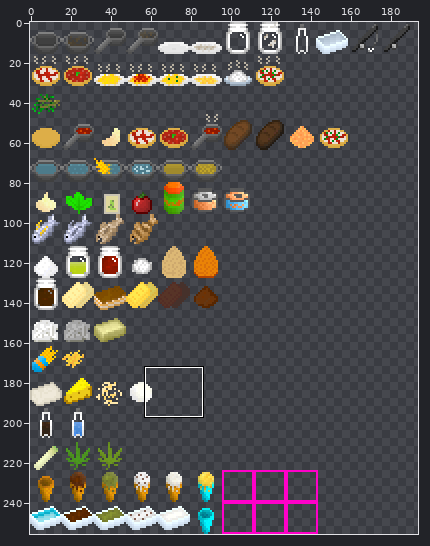
Edited in one commit: sprite sheet (com/rgbcraft/gastronomod/textures/items.png). Above, an overview of the earlier version with the close-up marked.
Close-up. Before:
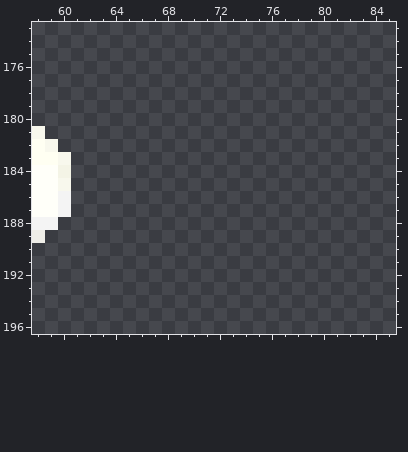
The file is 256x256 pixels. Pixels under 10% opacity are left out. Colours within 5 levels of each other are drawn and written as one. Shown: x 58..85, y 173..196. The wide view leaves out empty margins.
The same view after the edit:
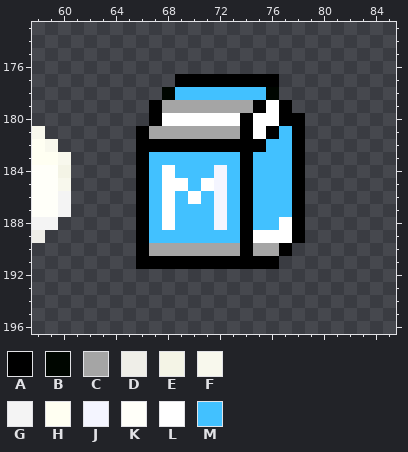
Palette (. is transparent): A #000000  B #000600  C #a5a5a5  D #efeee8  E #f4f4e6  F #f8f8ed  G #f4f4f4  H #fffff2  J #f4f5ff  K #fffff9  L #ffffff  M #42c1ff
The exact change:
Changed rows in their new state; - is an unchanged pixel.
first column x 66:
177 ---AAAAAAAA--
178 --BMMMMMMMB--
179 -ACCCCCCCALA-
180 -ALLLLLLALLAA
181 ACCCCCCCALAMA
182 AAAAAAAAAAMMA
183 AMMMMMMMAMMMA
184 AMLMMMJMAMMMA
185 AMLLMLJMAMMMA
186 AMLMLMJMAMMMA
187 AMLMMMJMAMMMA
188 AMLMMMJMAMMLA
189 AMMMMMMMALLLA
190 ACCCCCCCACCA-
191 AAAAAAAAAAA--
Pixel boxes of the changes (left, top, right, bottom) in both close-ups:
added: (136, 74, 305, 269)
